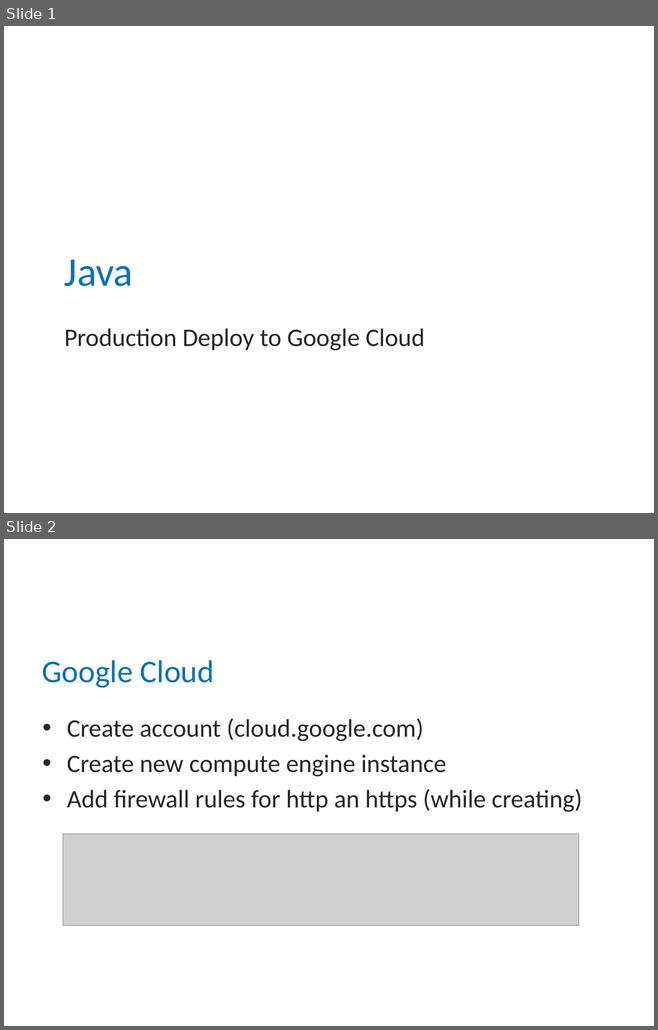
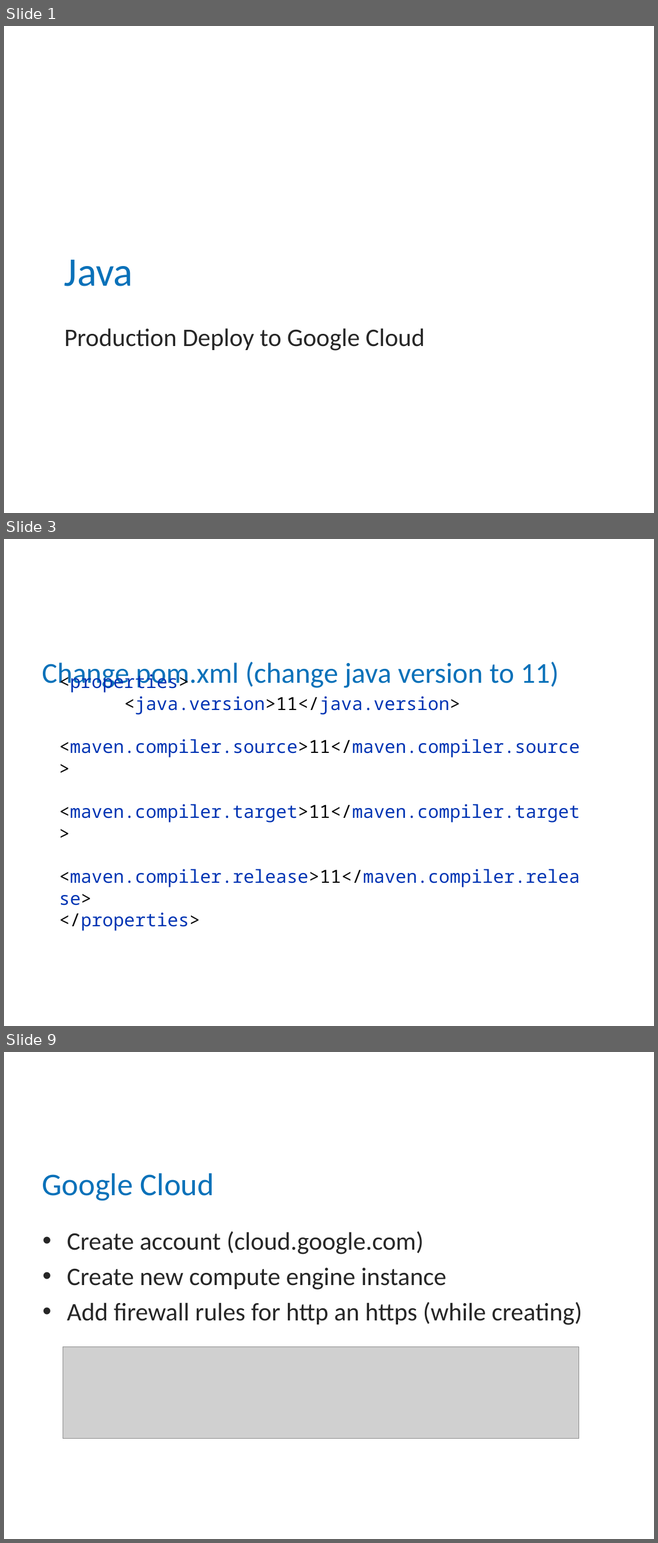
Before and after one commit to mitka0260/BCSlessons, a slide deck: src/main/java/ee/bcs/java/lectures/Loeng47 - Google-Cloud-Deploy.pptx. Shown one above the other, each under a label of ours: slides 1 and 2 before the commit, slides 1, 3 and 9 after it; the slides between them are not shown. The pictures are 658x1030 and 658x1543 pixels, drawn with LibreOffice and Linux fonts; fonts in the diff are those of the drawing; grey boxes stand for pictures; background and template pictures are left out. Boxes give left, top, right and bottom in pixels: in the first picture for what was removed or moved away, otherwise in the second. Text is boxed around its words. In the diff, an @@ line names an element or a change of style, - is before the commit and + after.

```diff
--- a/src/main/java/ee/bcs/java/lectures/Loeng47 - Google-Cloud-Deploy.pptx
+++ b/src/main/java/ee/bcs/java/lectures/Loeng47 - Google-Cloud-Deploy.pptx
@@ slide 3 added at (4, 539, 654, 1026), background #FFFFFF @@
@@ title added at (42, 661, 558, 690), 32 pt, text #0A71B9 @@
+Change pom.xml (change java version to 11)
@@ text added at (59, 671, 579, 931), 20 pt, text #0033B3 @@
+<properties>
+<java.version>11</java.version>
+<maven.compiler.source>11</maven.compiler.source>
+<maven.compiler.target>11</maven.compiler.target>
+<maven.compiler.release>11</maven.compiler.release>
+</properties>
@@ what was slide 2 is now slide 9 @@
```
Also in this commit, not shown: 5 slides changed, 6 other slides added, 1 other file.
